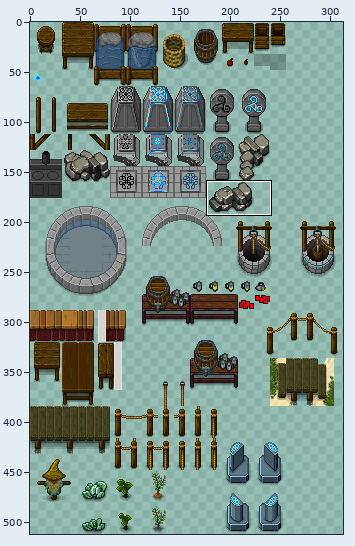
Two versions of one sprite sheet, img/object1.png. Above, an overview of the earlier version with the close-up marked.
Close-up. As it was:
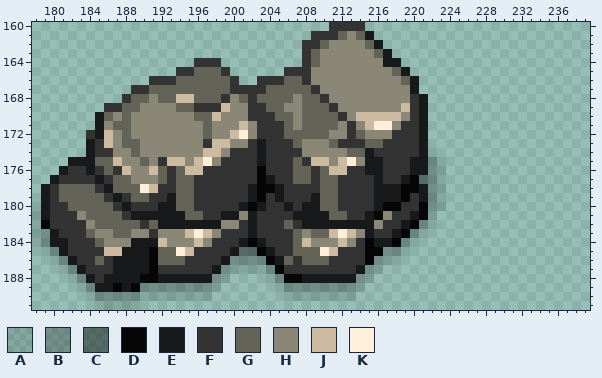
The file is 320x512 pixels. Colours within 5 levels of each other are drawn and written as one. Shown: x 178..239, y 160..191. The wide view leaves out empty margins.
Palette (. is transparent): A #0000001f  B #0000003f  C #0000006e  D #070607  E #17191b  F #333333  G #636358  H #8a8777  J #ccbba0  K #ffeeda
Pixels before, first column x 178:
160 .................................FFFF.........
161 ...............................FFFGHGE........
162 ..............................FFGHHHHGE.......
163 ..............................FGHHHHHHGE......
164 ..................FFF.........FGHHHHHHHEE.....
165 ................FFGGGF......FFFHHHHHHHHHGE....
166 .............FFFGGGGGGF..FFFGGFHHHHHHHHHHGE...
167 ...........FFGGGGGGGGGFFFFGGGGGFHHHHHHHHHHE...
168 ..........FGGHGGJJGGGFHGFGGGGHGGFHHHHHHHHHFE..
169 ........FFGGHHHHGGFFFJHHFFGGHHGGGFHHHHHHHJFE..
170 .......EGHGHHHHHHHGGJHHHFFFGGHGGGGFHJJJJJHFE..
171 .......EHGGHHHHHHHHGHHHJHFFFGHGGGGHFHJKKHFFE..
172 ......FEJHGHHHHHHHHGHHJKHFFFGGGGGHHFGHHHFFFE..
173 ......EFJHGGHHHHHHHFJJHHFEFFFGHHHGFFFGGFFFFE..
174 ......EFFHHGHHHHHHHJJHFFFEFFFFHHHHHGGEFFFFFEA.
175 ....EEEGGJHHGHFJJHJKHFFFFEFFFGFJJHJKHEEFFFEEBA
176 ...EFFEFGFJHHJGFGJJFFFFFFDFFFGGFGJJFFEEFFFEEBA
177 ..EFFFFEFGGHHHGFGGFFFFFFFDEFFGGFGGFFFFEFFEDCBA
178 .EFGGGGFEGGGKJFFGGFFFFFFEDDEFFFFGGFFFFEEEDDEBA
179 .EFGGGGGFEFGGFFEGGFFFFFFEDFEFFFEGGFFFFEEEDFEBA
180 AEFFGGGGGFEFFFEEGGFFFFFEDEFFEFEEGGFFFFEDDFFDBA
181 AEFFFHGGGGFEEEEEEGGFFEEHEFFFFEEEEGGFFEDHFFEDA.
182 ADFFFFHGGGGGFGEEEEEEEHHFEFFFGFEEEEEEEEHFFEDBA.
183 ABEFFFGHHGGHHFHHHJKJHFFFEFFFFGHGGJKJHEFFEDBA..
184 ABEEFFFGHHHEEEJHHHJHFFFEDEFFFGJHHHJHFDEEDBA...
185 .ABEFFFFJJEEEDGGKJFFFFECCDEFFGGGKJFFFDDBBA....
186 ..ABEFFGFEEEEDGGGFFFFEBBBBDEGFGGGFFFFDBAA.....
187 ...ABEFFFEEEEDFFFFFFEBAAAABDFFFFFFFFEBA.......
188 ....ABEFEEEEDDEEEEEEBA....ABDDEEEEEEBA........
189 .....ABEEDEDBBBBBBBBA......ABBBBBBBBA.........
190 ......ABBBBBAAAAAAAA........AAAAAAAA..........
191 .......AAAAA..................................
Once edited:
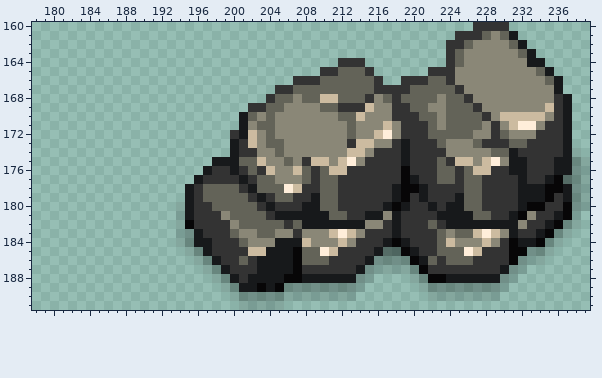
From the commit log: fix fountain sprite to not have rock on top
The edit:
Changed rows in their new state; - is an unchanged pixel.
first column x 178:
160 ---------------------------------....------------FFFF---------
161 -------------------------------.......---------FFFGHGE--------
162 ------------------------------.........-------FFGHHHHGE-------
163 ------------------------------..........------FGHHHHHHGE------
164 ------------------...---------....FFF....-----FGHHHHHHHEE-----
165 ----------------......------....FFGGGF....--FFFHHHHHHHHHGE----
166 -------------..........--....F-FGGGGGGF..FFFGGFHHHHHHHHHHGE---
167 -----------................FF--GGGGGGGFFFFGGGGGFHHHHHHHHHHE---
168 ----------................F-----JJGGGF-GFGGGGHGGFHHHHHHHHHFE--
169 --------................------HH-GFFFJ--FFGGHHGGGFHHHHHHHJFE--
170 -------................EGHGHH-HHHHGG-HHHFF-GGHGGGGFHJJJJJHFE--
171 -------................E-GGHH-HHHH-G-HHJ---FGHGGGGHFHJKKHFFE--
172 ------................FEJHGHHHHHH--GH-JKH--FGGGGGHHFGHHHFFFE--
173 ------................EFJHGGHH---HH-JJHH-E-FFGHHHGFFFGGFFFFE--
174 ------................E--HHGHH-----JJH---E-FFFHHHHHGGEFFFFFEA-
175 ----................EEEGGJHHGH-------FF--EFFFGFJJHJKHEEFFFEEBA
176 ---................E--E-GFJHHJ-------FF--DFFFGGFGJJFFEEFFFEEBA
177 --................E----E-GGHHH--------F--DEFFGGFGGFFFFEFFEDCBA
178 -................E-GGGG--GGGKJ--------FF----FFFFGGFFFFEEEDDEBA
179 -................E-GGGGGFE-GG---------FF----FFFEGGFFFFEEEDFEBA
180 ................AE--GGGGGFE-F---------FE-E-FEFEEGGFFFFEDDFFDBA
181 ................AEF--HGGGG-EE---------E-E-FFFEEEEGGFFEDHFFEDA-
182 ................ADFFFF-GGGGGFG-------H--EFFFGFEEEEEEEEHFFEDBA-
183 ................ABEFF-GHHGGHHF-HH----F---FFFFGHGGJKJHEFFEDBA--
184 ................ABEE---GHHHEEE-------FF--EFFFGJHHHJHFDEEDBA---
185 -................ABE--FFJJ-EED-------FECCDEFFGGGKJFFFDDBBA----
186 --................ABEFFGFEE-ED-------E-BBBDEGFGGGFFFFDBAA-----
187 ---................ABEFFFEEEED---------AAABDFFFFFFFFEBA-------
188 ----................ABEFEEEE--------------ABDDEEEEEEBA--------
189 -----................ABEEDED---------------ABBBBBBBBA---------
190 ------..............--ABBBBB----------------AAAAAAAA----------
191 -------.....-----------AAAAA----------------------------------
Where, in picture pixels (left, top, right, bottom), the same in both close-ups:
changed: (32, 22, 590, 310)
